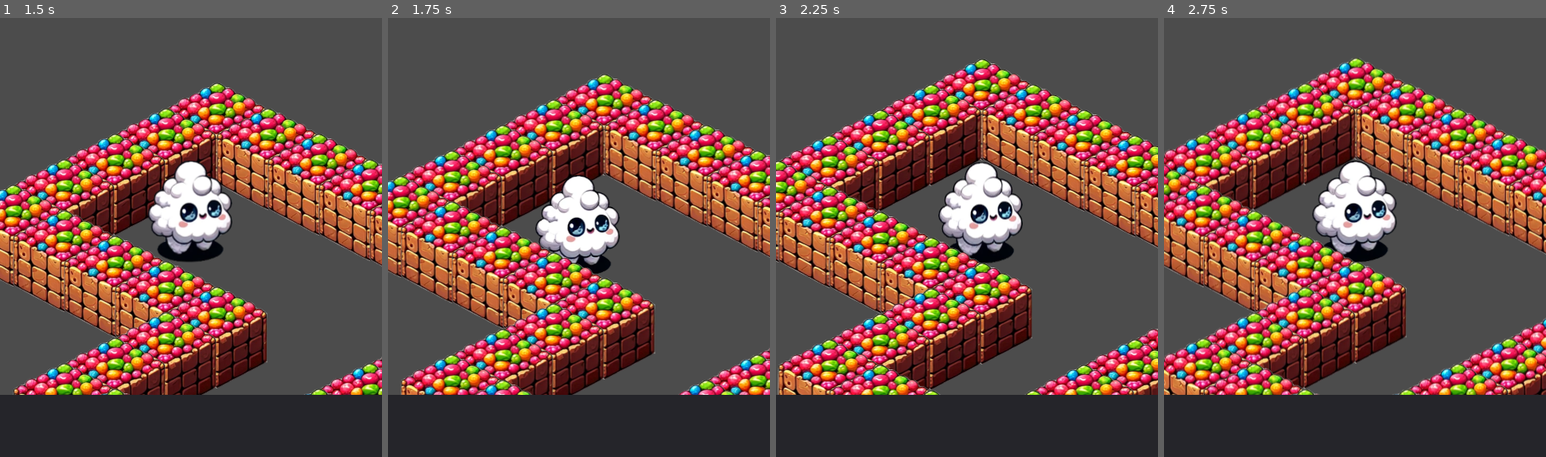
Above: before the commit, frames 1-4 (left to right).
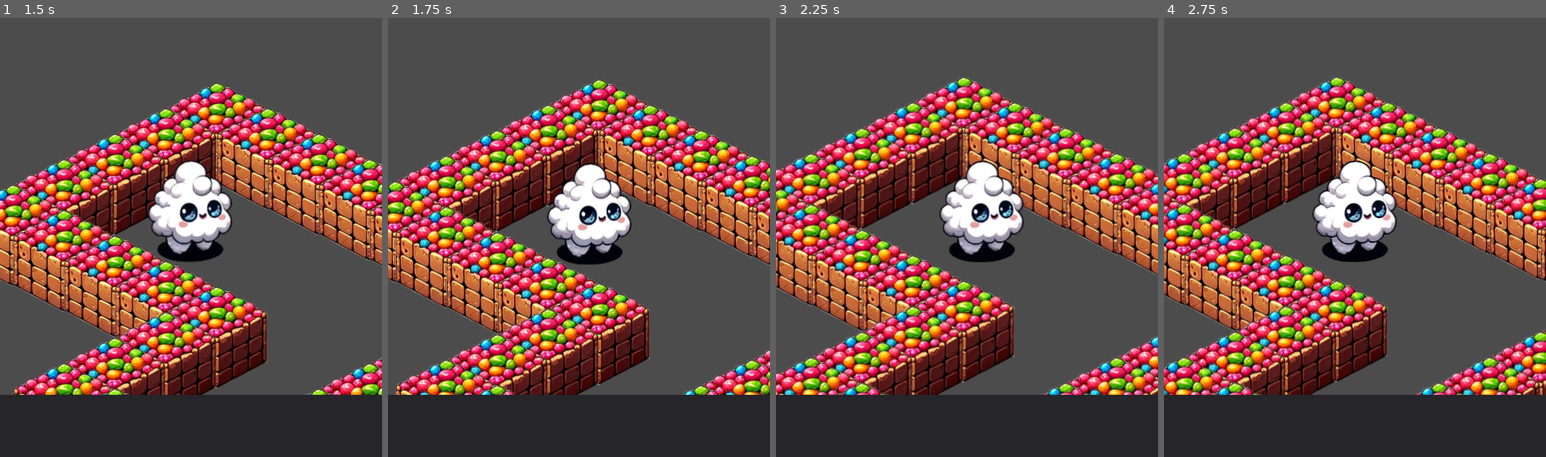
Above: after the commit, the same moments.

Repository: alexkorep/candy-maze
Game: Godot game, scene res://scenes/Main.tscn
Two runs of this game, one before a commit and one after it. Both use one fixed random seed, a clock stepped at 60 frames per second and the inputs below.
Inputs (mouse positions are in pixels of both pictures, inside the frame that each line leads up to):
- Up to frame 1 (1.5 s): drag from (191, 219) to (229, 114) at 0.52 s; drag from (114, 241) to (171, 312) at 1.27 s
- Up to frame 2 (1.75 s): no input
- Up to frame 3 (2.25 s): move the mouse to (1005, 114) at 2.02 s; hold Right (move_right) from 2.03 s (still down); click (1005, 114) at 2.17 s
- Up to frame 4 (2.75 s): keep holding Right (move_right)

Frame 1 is identical in both runs. In frame 2, 40% of the frame differs, in the area x 0-100%, y 12-86%; in frame 3, 46%, in the area x 0-100%, y 9-86%; in frame 4, 46%.

Commit message:
Update touch screen movement algorithm

Diff:
--- a/src/scripts/TouchScreenControl.gd
+++ b/src/scripts/TouchScreenControl.gd
@@ -2,7 +2,7 @@
 
 var initial_touch_position = null
 var swipe_threshold = 50
-var moving = false
+var cur_action = null
 
 func release_actions():
 	Input.action_release("move_left")
@@ -11,23 +11,24 @@
 	Input.action_release("move_down")
 
 func _input(event):
-	#print(event)
 	if (event is InputEventScreenTouch or event is InputEventMouseButton) and event.pressed:
 		initial_touch_position = event.position
 	elif event is InputEventScreenDrag or event is InputEventMouseMotion and initial_touch_position != null:
 		var drag_position = event.position
+		var action = null
 		if drag_position.x < initial_touch_position.x - swipe_threshold: # Threshold for swipe detection
-			Input.action_press("move_left")
-			initial_touch_position = null # Reset to avoid multiple detections
+			action = "move_left"
 		elif drag_position.x > initial_touch_position.x + swipe_threshold: # Threshold for swipe detection
-			Input.action_press("move_right")
-			initial_touch_position = null # Reset to avoid multiple detections
+			action = "move_right"
 		elif drag_position.y < initial_touch_position.y - swipe_threshold: # Threshold for swipe detection
-			Input.action_press("move_up")
-			initial_touch_position = null # Reset to avoid multiple detections
+			action = "move_up"
 		elif drag_position.y > initial_touch_position.y + swipe_threshold: # Threshold for swipe detection
-			Input.action_press("move_down")
-			initial_touch_position = null # Reset to avoid multiple detections
+			action = "move_down"
+		if action and action != cur_action:
+			release_actions()
+			Input.action_press(action)
+			cur_action = action
 	elif (event is InputEventScreenTouch or event is InputEventMouseButton) and not event.pressed:
 		release_actions()
+		cur_action = null
 		initial_touch_position = null
